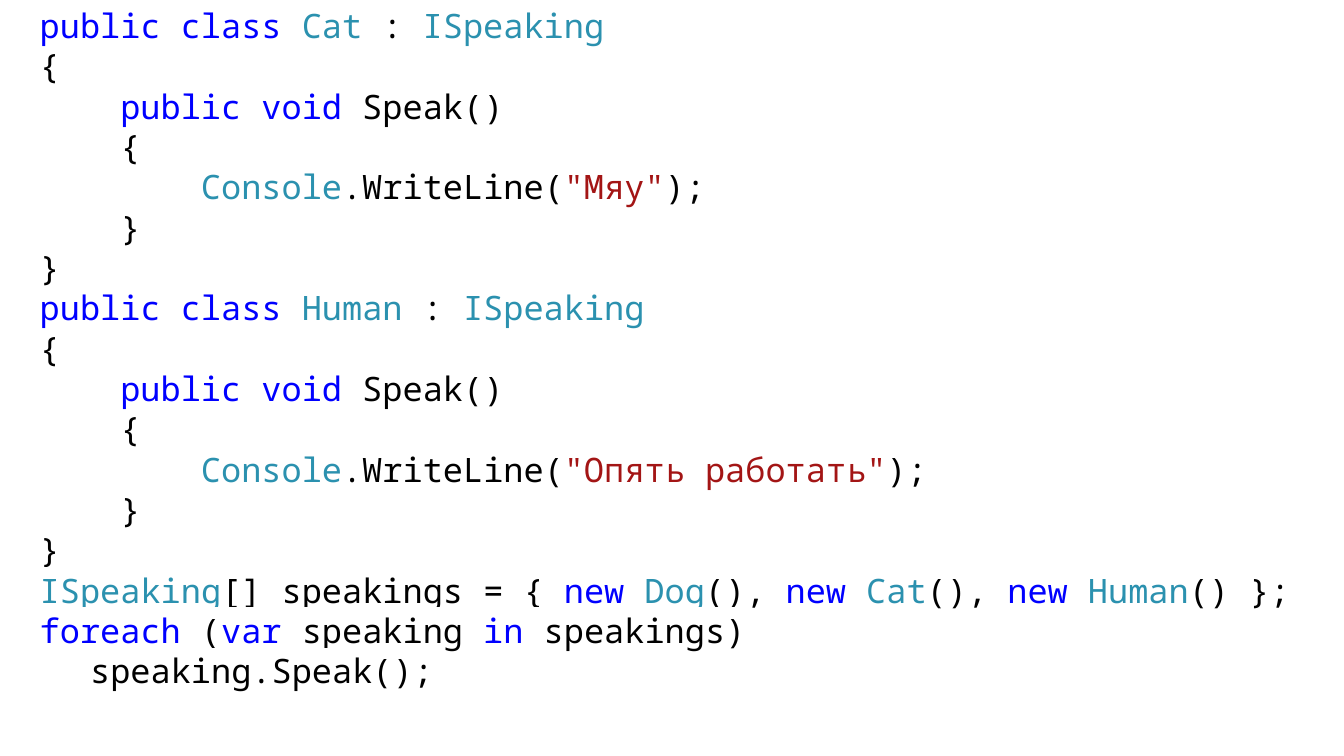
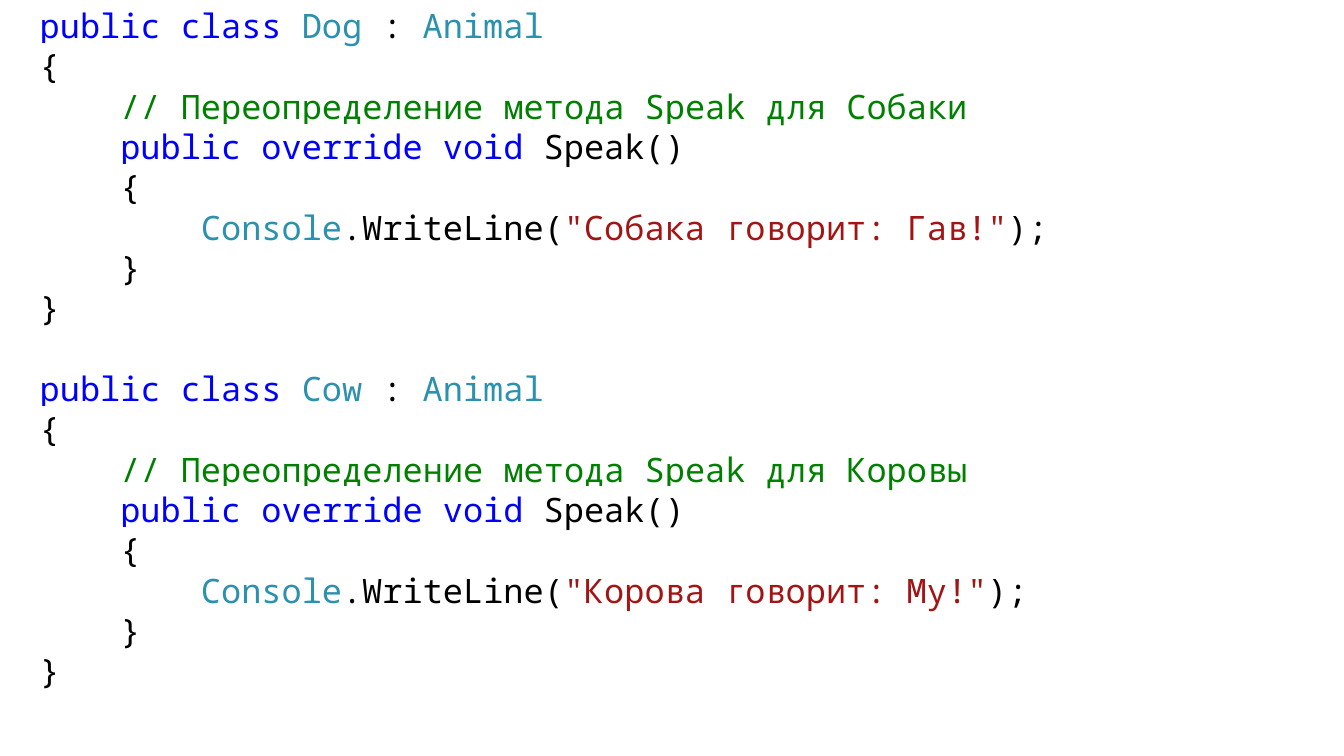
Before and after one commit to DaniilKlyukin/ITiP-2, a slide deck: slide 29 of Лекции/ИТиП 2 лек 3.pptx (slide 4 before the commit). Drawn at 1344x756 pixels with LibreOffice and Linux fonts; fonts in the diff are those of the drawing. Boxes give left, top, right and bottom in pixels: in the first picture for what was removed or moved away, otherwise in the second. Text is boxed around its words. In the diff, an @@ line names an element or a change of style, - is before the commit and + after.

```diff
--- a/Лекции/ИТиП 2 лек 3.pptx
+++ b/Лекции/ИТиП 2 лек 3.pptx
@@ text "public class Dog : Animal" at (x1=40, y1=12, x2=1048, y2=612): highlight none to #FFFFFF in "{", "{", "}", "}" and 4 more places @@
@@ text at (x1=40, y1=12, x2=544, y2=47): text changed; text colour #2B91AF to #0000FF @@
-public class Cat : ISpeaking
+public class Dog : Animal
@@ text at (x1=120, y1=93, x2=967, y2=167): text changed; text colour #0000FF to #008000 @@
-public void Speak()
+// Переопределение метода Speak для Собаки
+public override void Speak()
@@ text at (x1=201, y1=214, x2=1048, y2=248): text changed; text colour #000000 to #A31515 @@
-Console.WriteLine("Мяу");
+Console.WriteLine("Собака говорит: Гав!");
@@ text at (x1=40, y1=375, x2=544, y2=406): text changed; text colour #2B91AF to #0000FF @@
-public class Human : ISpeaking
+public class Cow : Animal
@@ text at (x1=120, y1=456, x2=967, y2=530): text changed; text colour #0000FF to #008000 @@
-public void Speak()
+// Переопределение метода Speak для Коровы
+public override void Speak()
@@ text at (x1=40, y1=577, x2=1229, y2=692): paragraphs removed @@
-ISpeaking[] speakings = { new Dog(), new Cat(), new Human() };
-foreach (var speaking in speakings)
-speaking.Speak();
@@ text at (x1=201, y1=577, x2=1028, y2=612): text changed @@
-Console.WriteLine("Опять работать");
+Console.WriteLine("Корова говорит: Му!");
```
Also in this commit, not shown: 2 other slides changed, 39 slides added, 47 slides removed, 6 other files.
